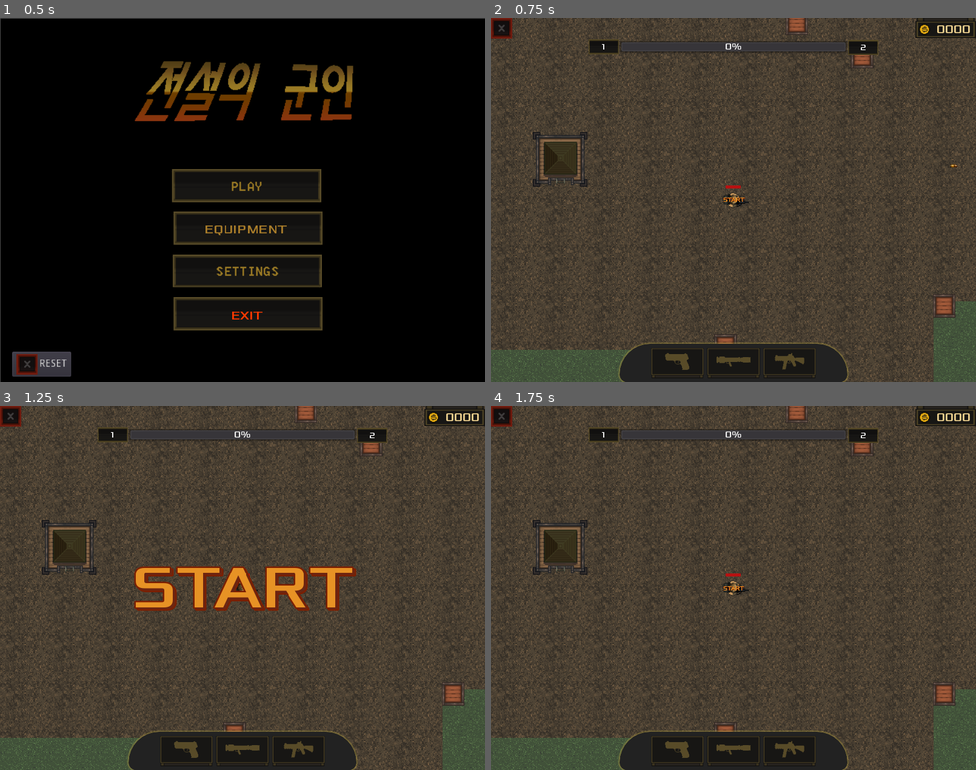
Above: before the commit, frames 1-4 (two rows, left to right).
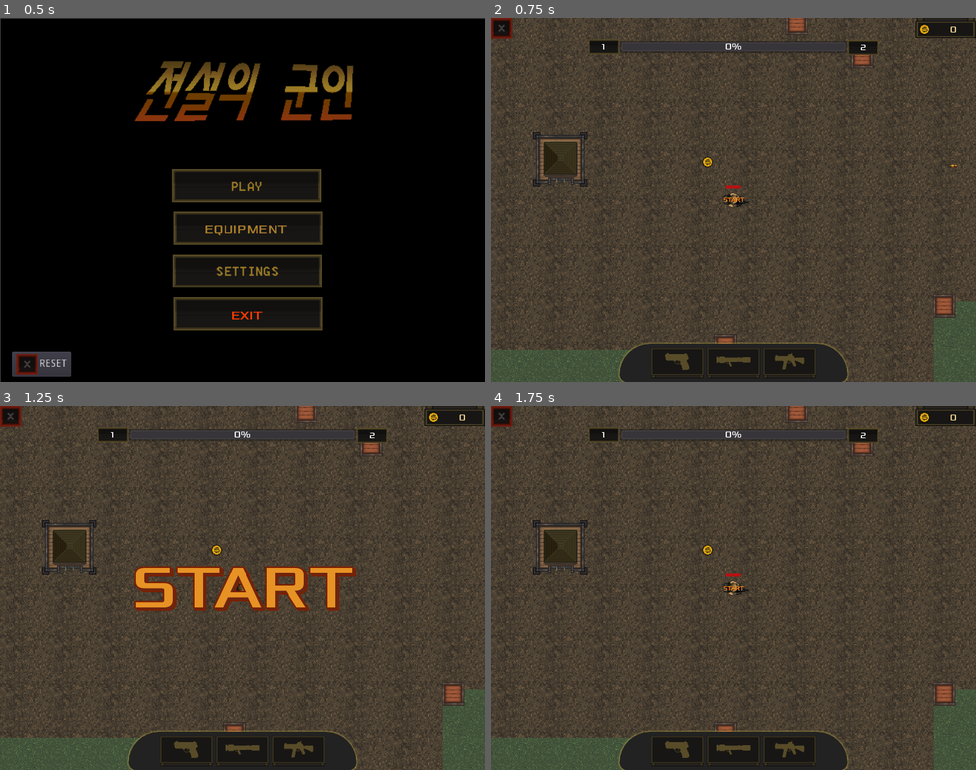
Above: after the commit, the same moments.

Repository: gurum77/legend_soilder
Game: Godot game, scene res://scenes/Home.tscn
Same seed, same stepped clock (60 frames per second), same inputs: the game is played once before the commit and once after it.
Inputs (mouse positions are in pixels of both pictures, inside the frame that each line leads up to):
- Up to frame 1 (0.5 s): no input
- Up to frame 2 (0.75 s): click (738, 185) at 0.5 s
- Up to frame 3 (1.25 s): no input
- Up to frame 4 (1.75 s): move the mouse to (840, 569) at 1.27 s; hold Right (ui_right) from 1.28 s (still down); click (840, 569) at 1.42 s

Frame 1 is identical in both runs. In frame 2, 0.1% of the frame differs, in the area x 43-99%, y 2-41%; in frame 3, 0.1%; in frame 4, 0.1%.

Commit message:
money

Diff:
--- a/scenes/Failed.gd
+++ b/scenes/Failed.gd
@@ -1,4 +1,7 @@
 extends Panel
+
+func _ready():
+	$TextureRect/Coins.text = String(StaticData.current_stage_money)
 
 
 func _on_HomeButton_pressed():
--- a/scenes/Failed.tscn
+++ b/scenes/Failed.tscn
@@ -36,37 +36,40 @@
 margin_bottom = 61.5
 texture = ExtResource( 3 )
 
-[node name="Title" type="Label" parent="."]
-margin_left = 252.0
-margin_top = 190.0
-margin_right = 392.0
-margin_bottom = 210.0
+[node name="Title" type="Label" parent="TextureRect"]
+margin_left = 40.0
+margin_top = 11.5
+margin_right = 180.0
+margin_bottom = 31.5
 custom_fonts/font = SubResource( 1 )
 custom_colors/font_color = Color( 0.886275, 0.513726, 0.172549, 1 )
 text = "MISSION FAILED"
 align = 1
 valign = 1
+__meta__ = {
+"_edit_use_anchors_": false
+}
 
-[node name="Coins" type="Label" parent="."]
-margin_left = 300.0
-margin_top = 220.0
-margin_right = 359.0
-margin_bottom = 237.0
+[node name="Coins" type="Label" parent="TextureRect"]
+margin_left = 88.0
+margin_top = 41.5
+margin_right = 147.0
+margin_bottom = 58.5
 custom_fonts/font = SubResource( 2 )
 custom_colors/font_color = Color( 0.796078, 0.607843, 0.0980392, 1 )
 text = "23123"
 align = 1
 valign = 1
 
-[node name="HomeButton" type="TextureButton" parent="."]
-margin_left = 233.328
-margin_top = 253.729
-margin_right = 343.328
-margin_bottom = 293.729
+[node name="HomeButton" type="TextureButton" parent="TextureRect"]
+margin_left = 21.328
+margin_top = 75.229
+margin_right = 131.328
+margin_bottom = 115.229
 rect_scale = Vector2( 0.7, 1 )
 texture_normal = ExtResource( 1 )
 
-[node name="Label" type="Label" parent="HomeButton"]
+[node name="Label" type="Label" parent="TextureRect/HomeButton"]
 anchor_right = 1.0
 anchor_bottom = 1.0
 margin_top = -1.0
@@ -77,14 +80,14 @@
 align = 1
 valign = 1
 
-[node name="RetryButton" type="TextureButton" parent="."]
-margin_left = 328.0
-margin_top = 254.0
-margin_right = 405.0
-margin_bottom = 289.0
+[node name="RetryButton" type="TextureButton" parent="TextureRect"]
+margin_left = 116.0
+margin_top = 75.5
+margin_right = 193.0
+margin_bottom = 110.5
 texture_normal = ExtResource( 2 )
 __meta__ = {
 "_edit_use_anchors_": false
 }
-[connection signal="pressed" from="HomeButton" to="." method="_on_HomeButton_pressed"]
-[connection signal="pressed" from="RetryButton" to="." method="_on_RetryButton_pressed"]
+[connection signal="pressed" from="TextureRect/HomeButton" to="." method="_on_HomeButton_pressed"]
+[connection signal="pressed" from="TextureRect/RetryButton" to="." method="_on_RetryButton_pressed"]
--- /dev/null
+++ b/scenes/Money.gd
@@ -0,0 +1,16 @@
+extends Area2D
+
+
+export var money_amount = 1000
+
+func _on_Money_body_entered(body):
+	if body is PlayerBody:
+		StaticData.total_money += money_amount
+		StaticData.current_stage_money += money_amount
+		# 더이상 선택되지 않게
+		$CollisionShape2D.queue_free()
+		$AnimationPlayer.play("bounce")
+
+
+func _on_AnimationPlayer_animation_finished(anim_name):
+	self.call_deferred("queue_free")
--- /dev/null
+++ b/scenes/Money.tscn
@@ -0,0 +1,65 @@
+[gd_scene load_steps=5 format=2]
+
+[ext_resource path="res://assets/items/money_animated_sprite.png" type="Texture" id=1]
+[ext_resource path="res://scenes/Money.gd" type="Script" id=2]
+
+[sub_resource type="CircleShape2D" id=1]
+
+[sub_resource type="Animation" id=2]
+resource_name = "bounce"
+length = 0.5
+tracks/0/type = "value"
+tracks/0/path = NodePath("Sprite:position")
+tracks/0/interp = 1
+tracks/0/loop_wrap = true
+tracks/0/imported = false
+tracks/0/enabled = true
+tracks/0/keys = {
+"times": PoolRealArray( 0, 0.3, 0.5 ),
+"transitions": PoolRealArray( 1, 1, 1 ),
+"update": 0,
+"values": [ Vector2( 0, 0 ), Vector2( 0, -50 ), Vector2( 0, -30 ) ]
+}
+tracks/1/type = "value"
+tracks/1/path = NodePath("Sprite:rotation_degrees")
+tracks/1/interp = 1
+tracks/1/loop_wrap = true
+tracks/1/imported = false
+tracks/1/enabled = false
+tracks/1/keys = {
+"times": PoolRealArray( 0, 0.3, 0.5 ),
+"transitions": PoolRealArray( 1, 1, 1 ),
+"update": 0,
+"values": [ 0.0, 1000.0, 0.0 ]
+}
+tracks/2/type = "value"
+tracks/2/path = NodePath("Sprite:modulate")
+tracks/2/interp = 1
+tracks/2/loop_wrap = true
+tracks/2/imported = false
+tracks/2/enabled = true
+tracks/2/keys = {
+"times": PoolRealArray( 0, 0.1, 0.5 ),
+"transitions": PoolRealArray( 1, 1, 1 ),
+"update": 0,
+"values": [ Color( 1, 1, 1, 1 ), Color( 1, 1, 1, 1 ), Color( 1, 1, 1, 0 ) ]
+}
+
+[node name="Money" type="Area2D"]
+script = ExtResource( 2 )
+__meta__ = {
+"_edit_group_": true
+}
+money_amount = 10
+
+[node name="Sprite" type="Sprite" parent="."]
+texture = ExtResource( 1 )
+hframes = 4
+
+[node name="CollisionShape2D" type="CollisionShape2D" parent="."]
+shape = SubResource( 1 )
+
+[node name="AnimationPlayer" type="AnimationPlayer" parent="."]
+anims/bounce = SubResource( 2 )
+[connection signal="body_entered" from="." to="." method="_on_Money_body_entered"]
+[connection signal="animation_finished" from="AnimationPlayer" to="." method="_on_AnimationPlayer_animation_finished"]
--- /dev/null
+++ b/scenes/MoneyPanel.gd
@@ -0,0 +1,5 @@
+extends TextureRect
+
+
+func _process(delta):
+	$MoneyLabel.text = String(StaticData.total_money)
--- /dev/null
+++ b/scenes/MoneyPanel.tscn
@@ -0,0 +1,48 @@
+[gd_scene load_steps=6 format=2]
+
+[ext_resource path="res://assets/fonts/Xolonium-Regular.ttf" type="DynamicFontData" id=1]
+[ext_resource path="res://assets/ui/Money Icon.png" type="Texture" id=2]
+[ext_resource path="res://assets/ui/Money Panel EMPTY HUD.png" type="Texture" id=3]
+[ext_resource path="res://scenes/MoneyPanel.gd" type="Script" id=4]
+
+[sub_resource type="DynamicFont" id=1]
+size = 12
+font_data = ExtResource( 1 )
+
+[node name="MoneyPanel" type="TextureRect"]
+anchor_left = 1.0
+anchor_right = 1.0
+margin_left = -80.0
+margin_bottom = 26.0
+texture = ExtResource( 3 )
+expand = true
+script = ExtResource( 4 )
+__meta__ = {
+"_edit_use_anchors_": false
+}
+
+[node name="MoneyTexture" type="TextureRect" parent="."]
+anchor_top = 0.5
+anchor_bottom = 0.5
+margin_left = 5.0
+margin_top = -5.0
+margin_right = 14.0
+margin_bottom = 7.0
+texture = ExtResource( 2 )
+__meta__ = {
+"_edit_use_anchors_": false
+}
+
+[node name="MoneyLabel" type="Label" parent="."]
+anchor_right = 1.0
+anchor_bottom = 1.0
+margin_left = 20.0
+margin_top = 5.0
+custom_fonts/font = SubResource( 1 )
+custom_colors/font_color = Color( 0.917647, 0.807843, 0.552941, 1 )
+text = "00000"
+align = 1
+valign = 1
+__meta__ = {
+"_edit_use_anchors_": false
+}
--- a/scenes/Player.tscn
+++ b/scenes/Player.tscn
@@ -192,7 +192,7 @@
 rotation = -1.5708
 frames = SubResource( 1 )
 animation = "walk"
-frame = 1
+frame = 2
 playing = true
 
 [node name="BodyAnimatedSprite" type="AnimatedSprite" parent="Body/AnimatedSprites"]
--- a/scenes/Preloader.tscn
+++ b/scenes/Preloader.tscn
@@ -2,6 +2,5 @@
 
 [ext_resource path="res://scripts/Preloader.gd" type="Script" id=1]
 
-
 [node name="Preloader" type="Node"]
 script = ExtResource( 1 )
--- a/scenes/Victory.gd
+++ b/scenes/Victory.gd
@@ -1,5 +1,7 @@
 extends Panel
 
+func _ready():
+	$TextureRect/Coins.text = String(StaticData.current_stage_money)
 
 func _on_HomeButton_pressed():
 	get_tree().change_scene("res://scenes/Home.tscn")
--- a/scenes/Victory.tscn
+++ b/scenes/Victory.tscn
@@ -71,7 +71,7 @@
 "_edit_use_anchors_": false
 }
 
-[node name="Label" type="Label" parent="TextureRect"]
+[node name="Coins" type="Label" parent="TextureRect"]
 margin_left = 88.0
 margin_top = 108.0
 margin_right = 153.0
--- a/scenes/World.tscn
+++ b/scenes/World.tscn
@@ -1,8 +1,6 @@
-[gd_scene load_steps=21 format=2]
-
-[ext_resource path="res://assets/ui/Money Icon.png" type="Texture" id=1]
-[ext_resource path="res://assets/ui/Money Panel EMPTY HUD.png" type="Texture" id=2]
-[ext_resource path="res://assets/fonts/Xolonium-Regular.ttf" type="DynamicFontData" id=3]
+[gd_scene load_steps=19 format=2]
+
+[ext_resource path="res://scenes/MoneyPanel.tscn" type="PackedScene" id=1]
 [ext_resource path="res://assets/ui/BTN Exit.png" type="Texture" id=4]
 [ext_resource path="res://Joystick/MoveJoystick.tscn" type="PackedScene" id=5]
 [ext_resource path="res://Joystick/AimJoystick.tscn" type="PackedScene" id=6]
@@ -14,6 +12,7 @@
 [ext_resource path="res://scenes/StageProgress.tscn" type="PackedScene" id=12]
 [ext_resource path="res://assets/tilesets/Tiles/Tiles.png" type="Texture" id=13]
 [ext_resource path="res://scenes/StartSign.tscn" type="PackedScene" id=14]
+[ext_resource path="res://scenes/Money.tscn" type="PackedScene" id=15]
 [ext_resource path="res://scenes/WatchTower.tscn" type="PackedScene" id=17]
 [ext_resource path="res://scenes/House1.tscn" type="PackedScene" id=18]
 [ext_resource path="res://scenes/House2.tscn" type="PackedScene" id=19]
@@ -42,9 +41,6 @@
 0/shapes = [  ]
 0/z_index = 0
 
-[sub_resource type="DynamicFont" id=2]
-font_data = ExtResource( 3 )
-
 [node name="World" type="Node2D"]
 script = ExtResource( 8 )
 
@@ -342,42 +338,7 @@
 
 [node name="CanvasLayer" type="CanvasLayer" parent="."]
 
-[node name="MoneyPanel" type="TextureRect" parent="CanvasLayer"]
-anchor_left = 1.0
-anchor_right = 1.0
-margin_left = -80.0
-margin_bottom = 26.0
-texture = ExtResource( 2 )
-expand = true
-__meta__ = {
-"_edit_use_anchors_": false
-}
-
-[node name="MoneyTexture" type="TextureRect" parent="CanvasLayer/MoneyPanel"]
-anchor_top = 0.5
-anchor_bottom = 0.5
-margin_left = 5.0
-margin_top = -5.0
-margin_right = 14.0
-margin_bottom = 7.0
-texture = ExtResource( 1 )
-__meta__ = {
-"_edit_use_anchors_": false
-}
-
-[node name="MoneyLabel" type="Label" parent="CanvasLayer/MoneyPanel"]
-anchor_right = 1.0
-anchor_bottom = 1.0
-margin_left = 20.0
-margin_top = 5.0
-custom_fonts/font = SubResource( 2 )
-custom_colors/font_color = Color( 0.917647, 0.807843, 0.552941, 1 )
-text = "0000"
-align = 1
-valign = 1
-__meta__ = {
-"_edit_use_anchors_": false
-}
+[node name="MoneyPanel" parent="CanvasLayer" instance=ExtResource( 1 )]
 
 [node name="PauseButton" type="TextureButton" parent="CanvasLayer"]
 margin_right = 28.0
@@ -410,6 +371,8 @@
 [node name="StageProgress" parent="CanvasLayer" instance=ExtResource( 12 )]
 
 [node name="StartSign" parent="CanvasLayer" instance=ExtResource( 14 )]
+margin_left = 0.396851
+margin_right = 0.396851
 
 [node name="Player" parent="." instance=ExtResource( 9 )]
 position = Vector2( 183.964, 186.716 )
@@ -419,7 +382,11 @@
 aim_joystick = NodePath("../../CanvasLayer/AimJoystick")
 
 [node name="LegAnimatedSprite" parent="Player/Body/AnimatedSprites" index="0"]
+position = Vector2( 0.28064, 0 )
 frame = 3
+
+[node name="Money" parent="." instance=ExtResource( 15 )]
+position = Vector2( 149.913, 136.683 )
 [connection signal="pressed" from="CanvasLayer/PauseButton" to="." method="_on_PauseButton_pressed"]
 
 [editable path="Player"]
--- a/scripts/Enemy.gd
+++ b/scripts/Enemy.gd
@@ -40,5 +40,10 @@
 	yield(get_tree().create_timer(3), "timeout")
 	call_deferred("queue_free")
 
+	# money를 떨어뜨린다
+	var ins = Preloader.money.instance()
+	ins.global_position = global_position
+	get_tree().root.add_child(ins)
+
 func get_body()->Node:
 	return $Body
--- a/scripts/Preloader.gd
+++ b/scripts/Preloader.gd
@@ -1,3 +1,4 @@
 extends Node
 
 var bullet = preload("res://scenes/Bullet.tscn")
+var money = preload("res://scenes/Money.tscn")
--- a/scripts/StaticData.gd
+++ b/scripts/StaticData.gd
@@ -6,6 +6,8 @@
 var current_stage = 1
 var current_score_for_stage = 0
 var requirement_score_for_stage = 10000
+var total_money = 0
+var current_stage_money = 0	# 현재 stage에서 모은 돈
 
 
 # 인벤토리 정보(최대 3개)
@@ -32,7 +34,9 @@
 		"current_stage" : current_stage,
 		"current_score_for_stage" : current_score_for_stage,
 		"requirement_score_for_stage" : requirement_score_for_stage,
-		"current_weapon_index" : current_weapon_index
+		"current_weapon_index" : current_weapon_index,
+		"total_money" : total_money,
+		"current_stage_money" : current_stage_money
 	}
 	var save_file = File.new()
 	save_file.open("user://legend_soldier.save", File.WRITE)
@@ -51,6 +55,8 @@
 		current_score_for_stage = get_gamedata(dic, "current_score_for_stage", current_score_for_stage)
 		requirement_score_for_stage = get_gamedata(dic, "requirement_score_for_stage", requirement_score_for_stage)
 		current_weapon_index = get_gamedata(dic, "current_weapon_index", current_weapon_index)
+		total_money = get_gamedata(dic, "total_money", total_money)
+		current_stage_money = get_gamedata(dic, "current_stage_money", current_stage_money)
 	save_file.close()
 
 func get_gamedata(var dic:Dictionary, var key, var default_value):
--- a/scripts/World.gd
+++ b/scripts/World.gd
@@ -3,7 +3,9 @@
 var pausePanel = preload("res://scenes/Pause.tscn")
 
 func _ready():
+	# 게임을 시작하면 현재  stage에 대한 데이타를 초기화 한다
 	StaticData.current_score_for_stage = 0
+	StaticData.current_stage_money = 0
 
 # pause
 func _on_PauseButton_pressed():
Binary file added: assets/items/money_animated_sprite.png
Not shown, added: assets/items/money_animated_sprite.png.import
Not shown: 5 places in scenes/StageProgress.tscn that only renumber resources
Not shown, added: assets/items/money_animation.piskel
